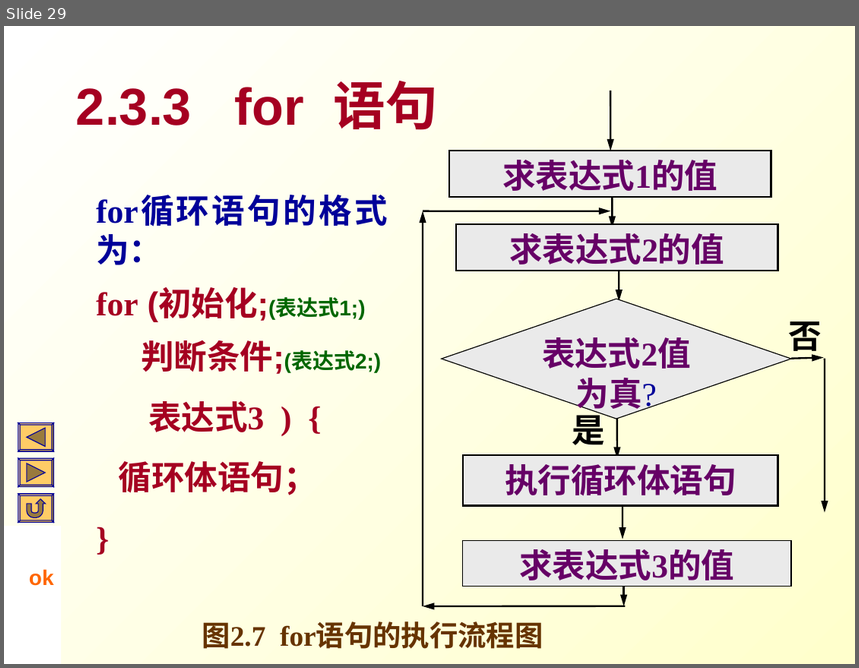
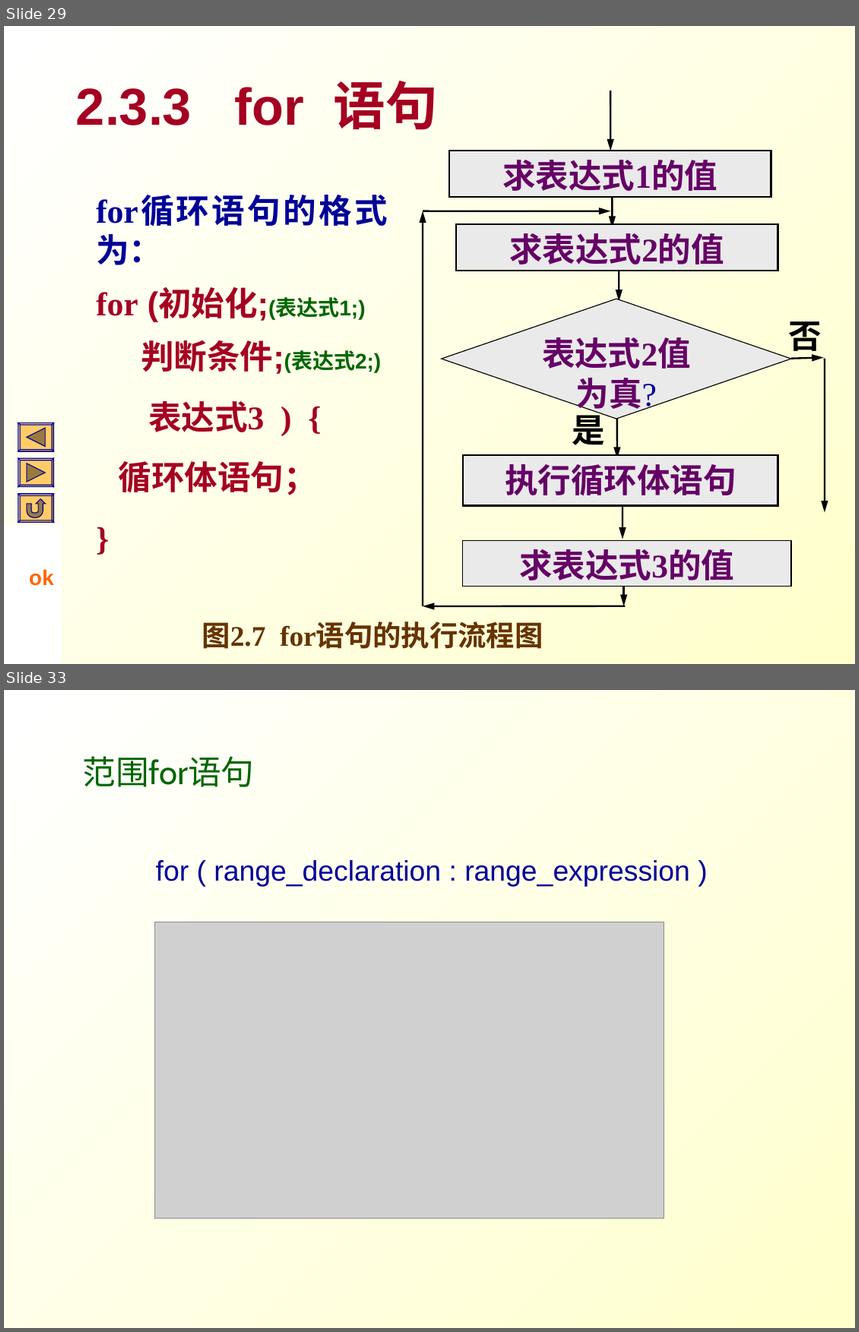
Before and after one commit to Changhe160/Changhe160.github.io, a slide deck: teachingRes/Cplusplus/unit02控制结构.ppt. Shown one above the other, each under a label of ours: slide 29 before the commit, slides 29 and 33 after it; the slides between them are not shown. The pictures are 859x668 and 859x1332 pixels, drawn with LibreOffice and Linux fonts; fonts in the diff are those of the drawing; grey boxes stand for pictures. Boxes give left, top, right and bottom in pixels: in the first picture for what was removed or moved away, otherwise in the second. Text is boxed around its words. In the diff, an @@ line names an element or a change of style, - is before the commit and + after.

```diff
--- a/teachingRes/Cplusplus/unit02控制结构.ppt
+++ b/teachingRes/Cplusplus/unit02控制结构.ppt
@@ slide 33 added at [4,690,855,1328], background gradient #FFFFFF to #FFFFCC @@
@@ title added at [83,756,255,787], 28 pt, text #006600 @@
+范围for语句
@@ text added at [156,860,690,886], 24 pt, text #000099 @@
+for ( range_declaration : range_expression )
@@ picture added at [154,923,664,1220] @@
```
Also in this commit, not shown: 19 slides changed.
